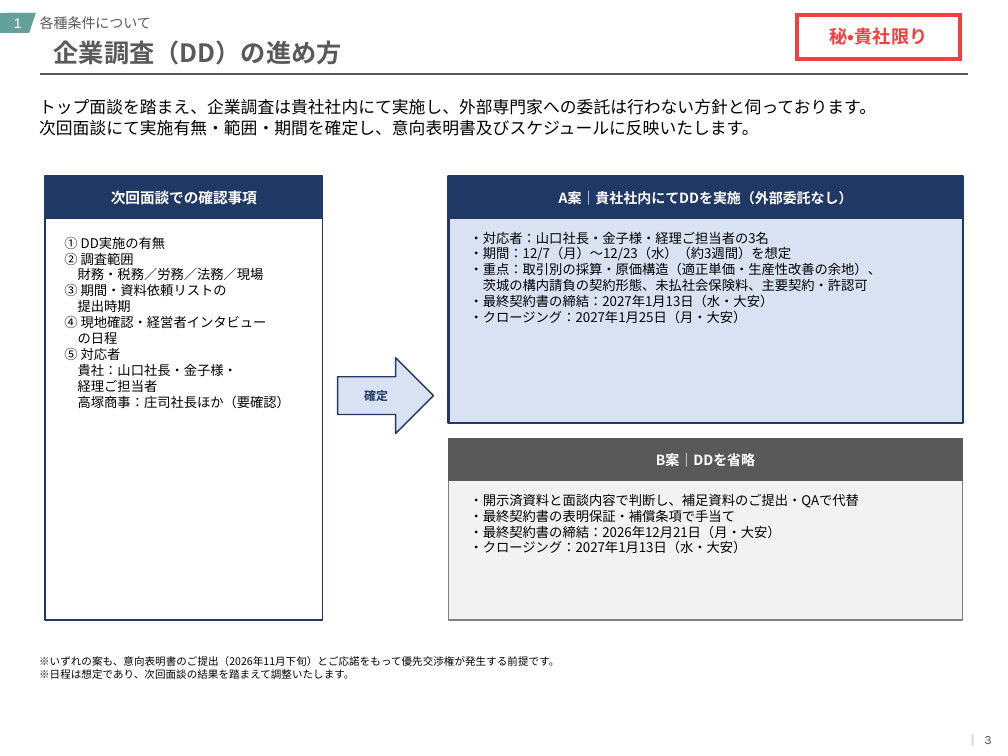
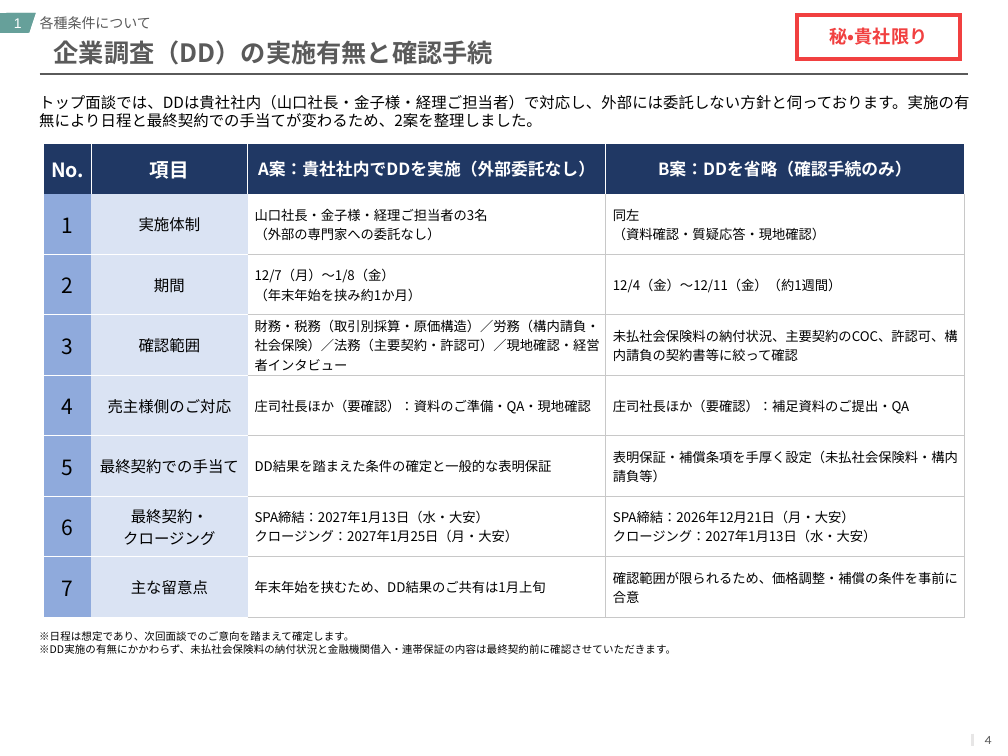
Before and after one commit to keisuketagaito/github-1st, a slide deck: slide 5 of 株式会社高塚商事/高塚商事_今後のスケジュールと論点整理.pptx (slide 4 before the commit). Drawn at 1008x756 pixels with LibreOffice and Linux fonts; fonts in the diff are those of the drawing. Boxes give left, top, right and bottom in pixels: in the first picture for what was removed or moved away, otherwise in the second. Text is boxed around its words. In the diff, an @@ line names an element or a change of style, - is before the commit and + after.

```diff
--- a/株式会社高塚商事/高塚商事_今後のスケジュールと論点整理.pptx
+++ b/株式会社高塚商事/高塚商事_今後のスケジュールと論点整理.pptx
@@ title at (x1=54, y1=40, x2=493, y2=65): text changed @@
-企業調査（DD）の進め方
+企業調査（DD）の実施有無と確認手続
@@ text at (x1=39, y1=95, x2=969, y2=128): text changed; size 12 to 11 pt @@
-トップ面談を踏まえ、企業調査は貴社社内にて実施し、外部専門家への委託は行わない方針と伺っております。
-次回面談にて実施有無・範囲・期間を確定し、意向表明書及びスケジュールに反映いたします。
+トップ面談では、DDは貴社社内（山口社長・金子様・経理ご担当者）で対応し、外部には委託しない方針と伺っております。実施の有無により日程と最終契約での手当てが変わるため、2案を整理しました。
@@ table added at (x1=44, y1=143, x2=966, y2=607), 8 rows, 4 columns @@
+No. | 項目 | A案：貴社社内でDDを実施（外部委託なし） | B案：DDを省略（確認手続のみ）
+1 | 実施体制 | 山口社長・金子様・経理ご担当者の3名 / （外部の専門家への委託なし） | 同左 / （資料確認・質疑応答・現地確認）
+2 | 期間 | 12/7（月）～1/8（金） / （年末年始を挟み約1か月） | 12/4（金）～12/11（金）（約1週間）
+3 | 確認範囲 | 財務・税務（取引別採算・原価構造）／労務（構内請負・社会保険）／法務（主要契約・許認可）／現地確認・経営者インタビュー | 未払社会保険料の納付状況、主要契約のCOC、許認可、構内請負の契約書等に絞って確認
+4 | 売主様側のご対応 | 庄司社長ほか（要確認）：資料のご準備・QA・現地確認 | 庄司社長ほか（要確認）：補足資料のご提出・QA
+5 | 最終契約での手当て | DD結果を踏まえた条件の確定と一般的な表明保証 | 表明保証・補償条項を手厚く設定（未払社会保険料・構内請負等）
+6 | 最終契約・ / クロージング | SPA締結：2027年1月13日（水・大安） / クロージング：2027年1月25日（月・大安） | SPA締結：2026年12月21日（月・大安） / クロージング：2027年1月13日（水・大安）
+7 | 主な留意点 | 年末年始を挟むため、DD結果のご共有は1月上旬 | 確認範囲が限られるため、価格調整・補償の条件を事前に合意
@@ rectangle removed at (x1=45, y1=176, x2=323, y2=620) @@
@@ rectangle removed at (x1=45, y1=176, x2=323, y2=219) @@
-次回面談での確認事項
@@ rectangle removed at (x1=449, y1=176, x2=963, y2=423) @@
@@ rectangle removed at (x1=449, y1=176, x2=963, y2=219) @@
-A案｜貴社社内にてDDを実施（外部委託なし）
@@ text removed at (x1=64, y1=236, x2=290, y2=408) @@
-① DD実施の有無
-② 調査範囲
-財務・税務／労務／法務／現場
-③ 期間・資料依頼リストの
-提出時期
-④ 現地確認・経営者インタビュー
-の日程
-⑤ 対応者
-貴社：山口社長・金子様・
-経理ご担当者
-高塚商事：庄司社長ほか（要確認）
@@ text removed at (x1=470, y1=232, x2=881, y2=323) @@
-・対応者：山口社長・金子様・経理ご担当者の3名
-・期間：12/7（月）～12/23（水）（約3週間）を想定
-・重点：取引別の採算・原価構造（適正単価・生産性改善の余地）、
-茨城の構内請負の契約形態、未払社会保険料、主要契約・許認可
-・最終契約書の締結：2027年1月13日（水・大安）
-・クロージング：2027年1月25日（月・大安）
@@ right arrow removed at (x1=338, y1=358, x2=433, y2=433) @@
-確定
@@ rectangle removed at (x1=449, y1=438, x2=963, y2=620) @@
@@ rectangle removed at (x1=449, y1=438, x2=963, y2=481) @@
-B案｜DDを省略
@@ text removed at (x1=470, y1=494, x2=859, y2=553) @@
-・開示済資料と面談内容で判断し、補足資料のご提出・QAで代替
-・最終契約書の表明保証・補償条項で手当て
-・最終契約書の締結：2026年12月21日（月・大安）
-・クロージング：2027年1月13日（水・大安）
@@ text at (x1=39, y1=631, x2=676, y2=654): text changed @@
-※いずれの案も、意向表明書のご提出（2026年11月下旬）とご応諾をもって優先交渉権が発生する前提です。
-※日程は想定であり、次回面談の結果を踏まえて調整いたします。
+※日程は想定であり、次回面談でのご意向を踏まえて確定します。
+※DD実施の有無にかかわらず、未払社会保険料の納付状況と金融機関借入・連帯保証の内容は最終契約前に確認させていただきます。
@@ page number at (x1=985, y1=736, x2=992, y2=744): text changed @@
-3
+4
```
Also in this commit, not shown: 5 other slides changed, 3 slides added, 1 slide removed, 2 other files.
